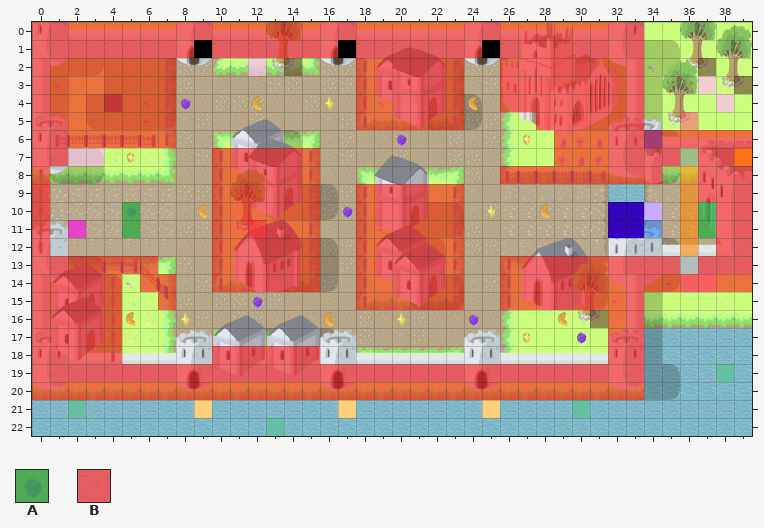
A Tiled map (JSON) gets an edit: src/assets/level/truffles_level_1.json. That is the earlier state.
Cells are 32x32 px. Shown: x 0..39, y 0..22.
Key: from "truffles_level_1_tileset": A 550, B 654.
_ is an empty cell.
Layers that did not change in this view are not listed.
Layer "map/environment_collision/collide_depth_" before, first column x 29:
 6 BBBBBBBBBB
 7 BBBBBBBBBB
 8 BBBBBB__BB
 9 ________BB
10 _________B
11 _________B
12 _________B
13 BBBBBBBBBB
14 BBBBBBBBBB
15 BBBBB_____
16 ___BB_____
New version:
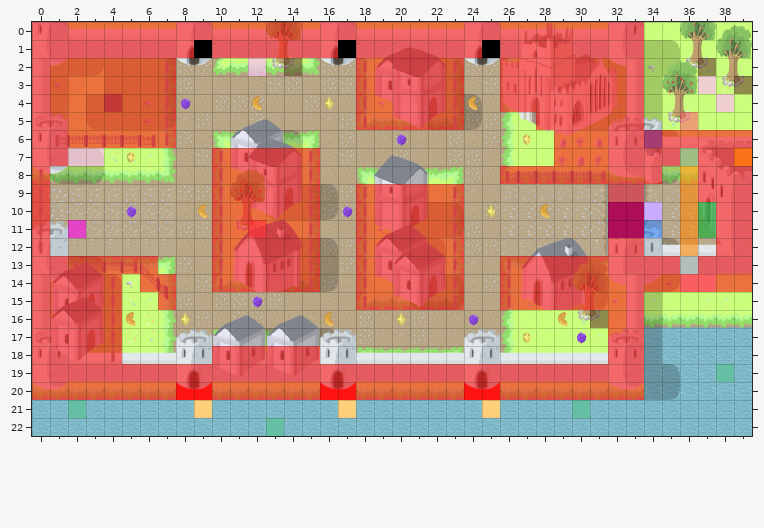
Tiles of an added or newly shown layer are drawn over the layers below it.
See-through tiles are keyed as they look on the map.
Change:
Layer "map/castle/walls/walls_doors_depth_03" (added):
y 20: x 8..9 __ -> BB; x 16..17 __ -> BB; x 24..25 __ -> BB
Layer "map/environment_collision/collide_depth_":
y 9..12: x 32..33 __ -> BB
Layer "map/goal/goal_depth_02":
y 10..11: x 5 A -> _
Where, in picture pixels (left, top, right, bottom), the same in both pictures:
added: (608, 184, 644, 256)
removed: (122, 202, 140, 238)
added: (176, 382, 212, 400)
added: (320, 382, 356, 400)
added: (464, 382, 500, 400)
